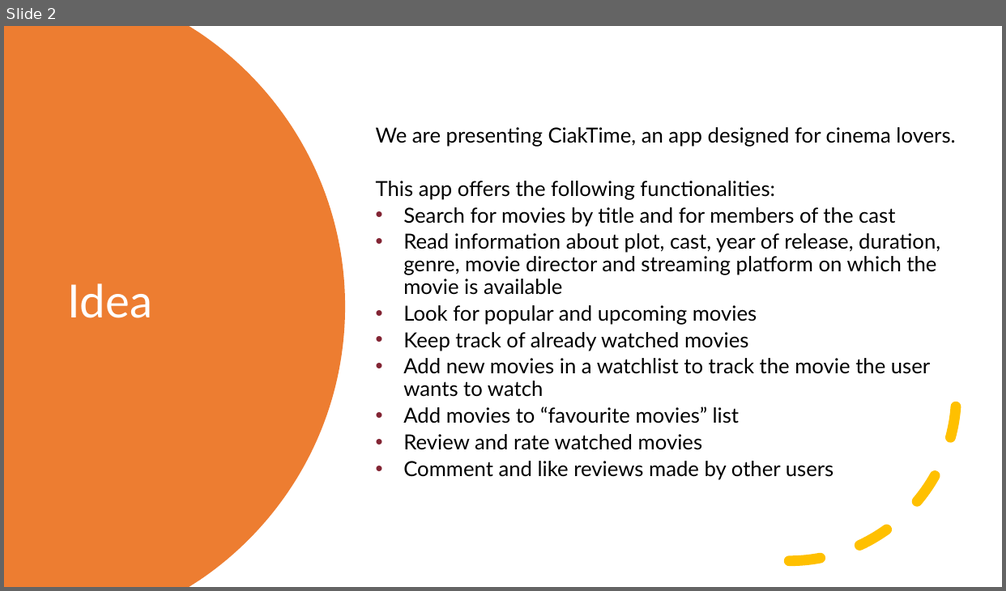
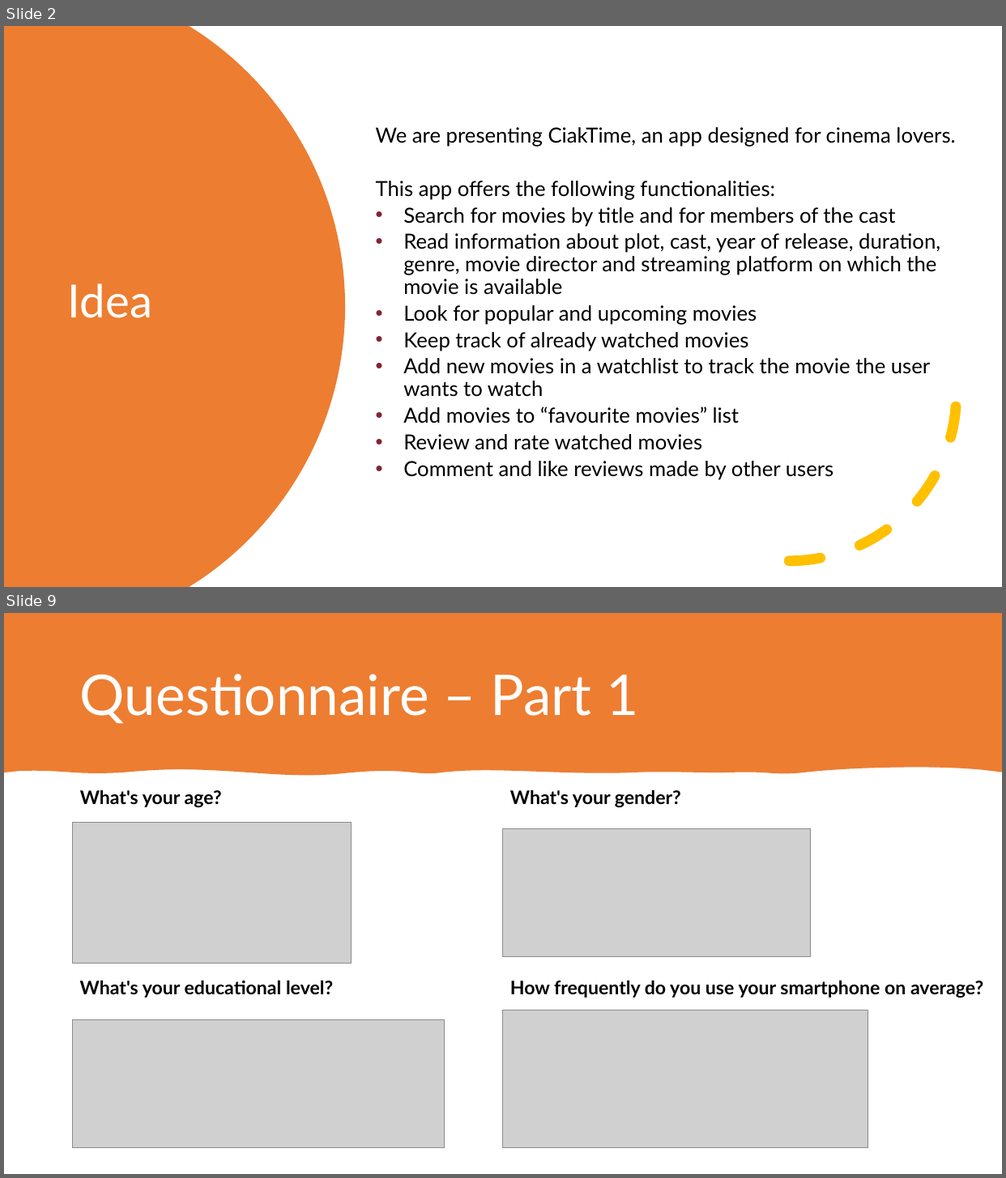
Before and after one commit to mauroficorella/Human-Computer-Interaction, a slide deck: Documentazione/Presentazione HCI.pptx. Shown one above the other, each under a label of ours: slide 2 before the commit, slides 2 and 9 after it; the slides between them are not shown. The pictures are 1006x591 and 1006x1178 pixels, drawn with LibreOffice and Linux fonts; fonts in the diff are those of the drawing; grey boxes stand for pictures. Boxes give left, top, right and bottom in pixels: in the first picture for what was removed or moved away, otherwise in the second. Text is boxed around its words. In the diff, an @@ line names an element or a change of style, - is before the commit and + after.

```diff
--- a/Documentazione/Presentazione HCI.pptx
+++ b/Documentazione/Presentazione HCI.pptx
@@ slide 9 added at <box>4,613,1002,1174</box>, background #FFFFFF @@
@@ freeform shape added at <box>4,613,1002,776</box>, fill #ED7D31 @@
@@ title added at <box>80,674,638,724</box>, 54 pt, text #FFFFFF @@
+Questionnaire – Part 1
@@ text added at <box>80,790,222,807</box>, 18 pt, text #000000, bold @@
+What's your age?
@@ text added at <box>510,790,681,807</box>, 18 pt, text #000000, bold @@
+What's your gender?
@@ picture added at <box>73,823,352,964</box> @@
@@ picture added at <box>503,829,811,956</box> @@
@@ text added at <box>80,980,333,998</box>, 18 pt, text #000000, bold @@
+What's your educational level?
@@ text added at <box>510,980,983,998</box>, 18 pt, text #000000, bold @@
+How frequently do you use your smartphone on average?
@@ picture added at <box>73,1020,445,1148</box> @@
@@ picture added at <box>503,1011,868,1148</box> @@
```
Also in this commit, not shown: 3 slides changed, 15 other slides added, 3 other files.
